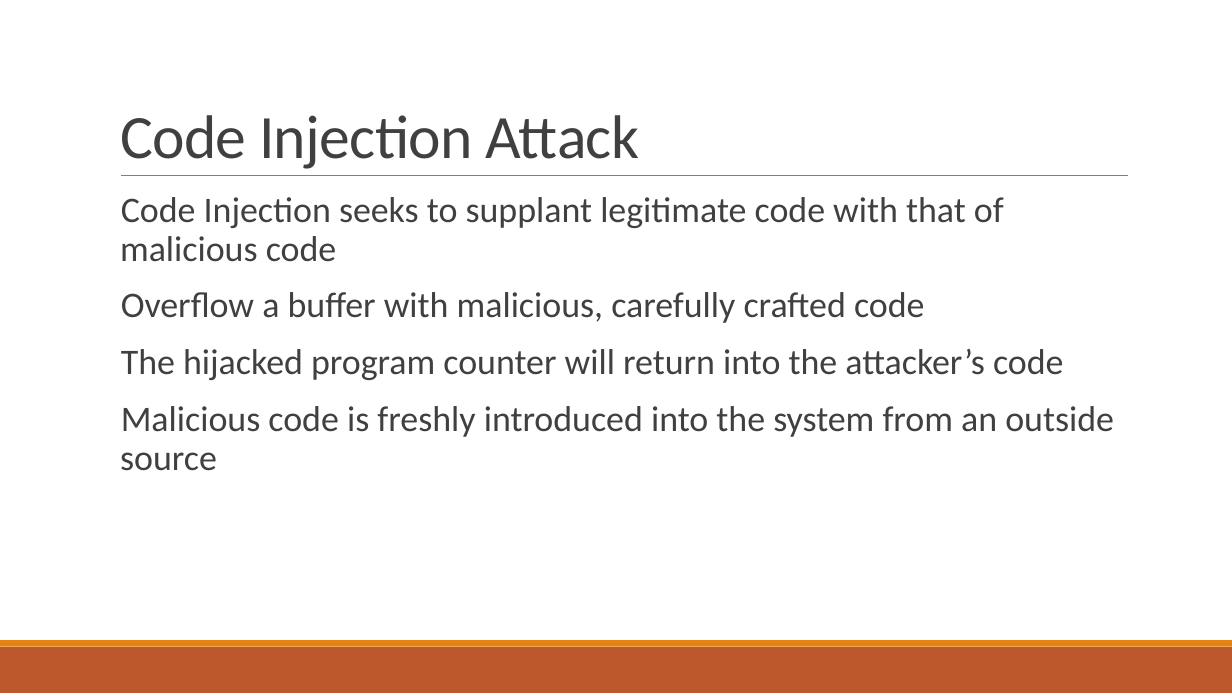
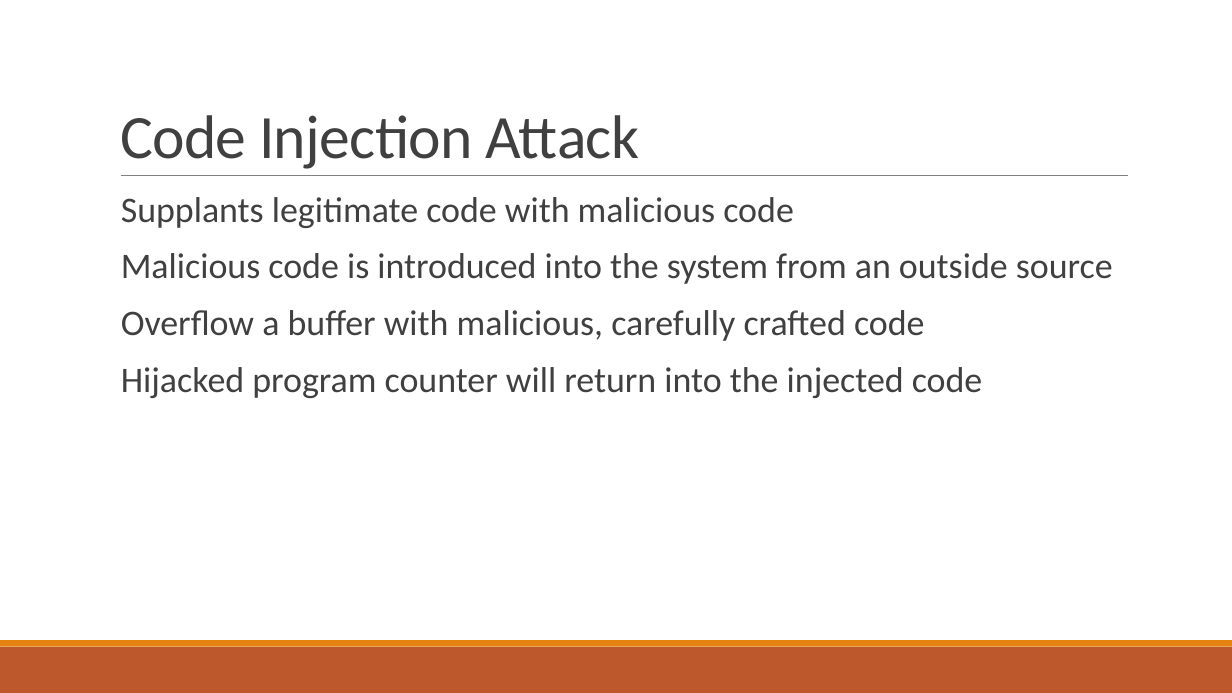
Before and after one commit to bretafinley/coop, a slide deck: slide 3 of COOP.pptx. Drawn at 1232x693 pixels with LibreOffice and Linux fonts; fonts in the diff are those of the drawing. Boxes give left, top, right and bottom in pixels: in the first picture for what was removed or moved away, otherwise in the second. Text is boxed around its words. In the diff, an @@ line names an element or a change of style, - is before the commit and + after.

```diff
--- a/COOP.pptx
+++ b/COOP.pptx
@@ text at box(121, 197, 1113, 284): text changed @@
-  Code Injection seeks to supplant legitimate code with that of malicious code
+  Supplants legitimate code with malicious code
+  Malicious code is introduced into the system from an outside source
@@ text at box(121, 367, 983, 398): text changed @@
-  The hijacked program counter will return into the attacker’s code
-  Malicious code is freshly introduced into the system from an outside source
+  Hijacked program counter will return into the injected code
```
Also in this commit, not shown: 32 other slides changed.
